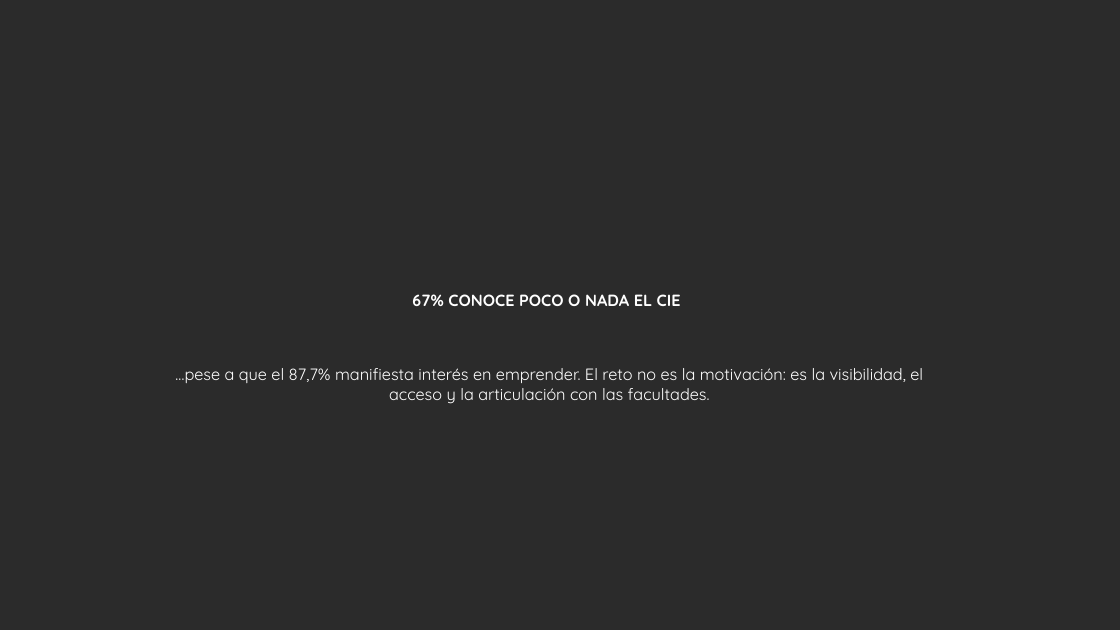
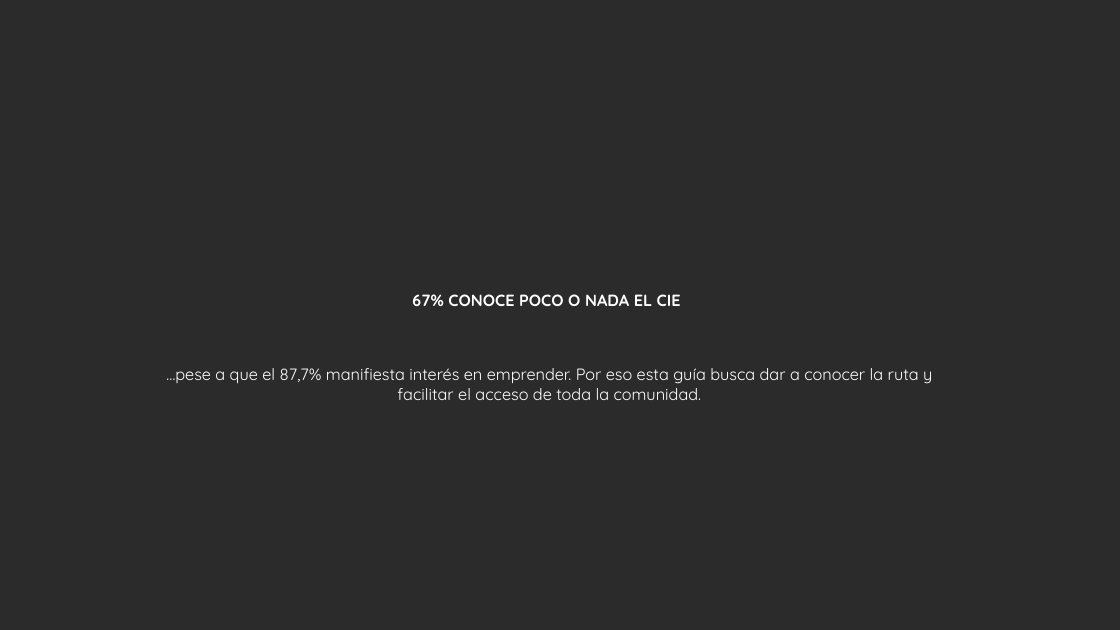
Before and after one commit to ronaldojavier100-oss/case, a slide deck: slide 3 of Ruta-Emprendimiento-CIE.pptx (slide 2 before the commit). Drawn at 1120x630 pixels with LibreOffice and Linux fonts; fonts in the diff are those of the drawing; background and template pictures are left out; a plain dark background stands for a picture behind light text. Boxes give left, top, right and bottom in pixels: in the first picture for what was removed or moved away, otherwise in the second. Text is boxed around its words. In the diff, an @@ line names an element or a change of style, - is before the commit and + after.

```diff
--- a/Ruta-Emprendimiento-CIE.pptx
+++ b/Ruta-Emprendimiento-CIE.pptx
@@ text at bbox=[166, 368, 932, 400]: text changed @@
-…pese a que el 87,7% manifiesta interés en emprender. El reto no es la motivación: es la visibilidad, el acceso y la articulación con las facultades.
+…pese a que el 87,7% manifiesta interés en emprender. Por eso esta guía busca dar a conocer la ruta y facilitar el acceso de toda la comunidad.
```
Also in this commit, not shown: 13 other slides changed, 1 slide added.
